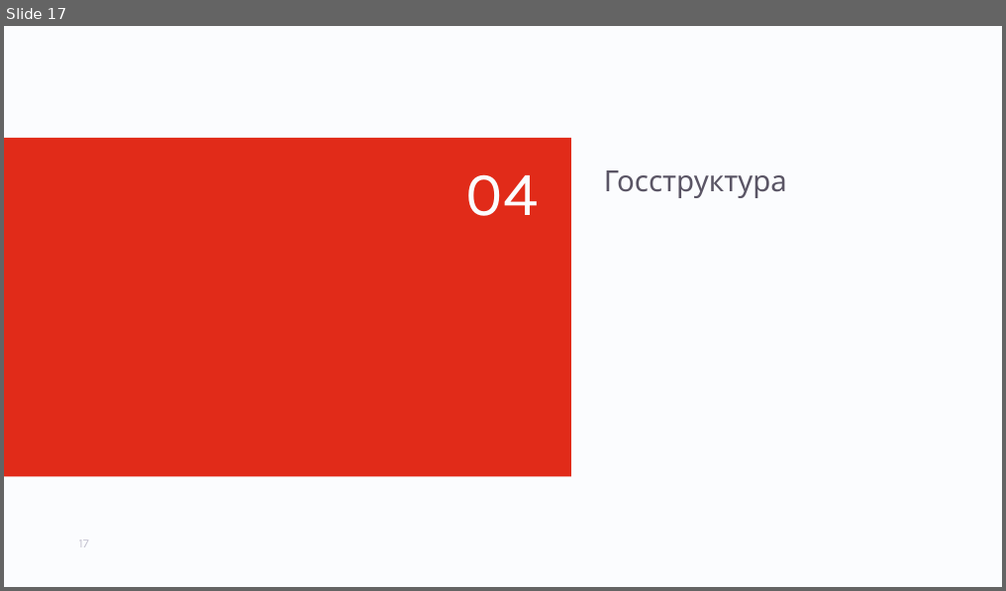
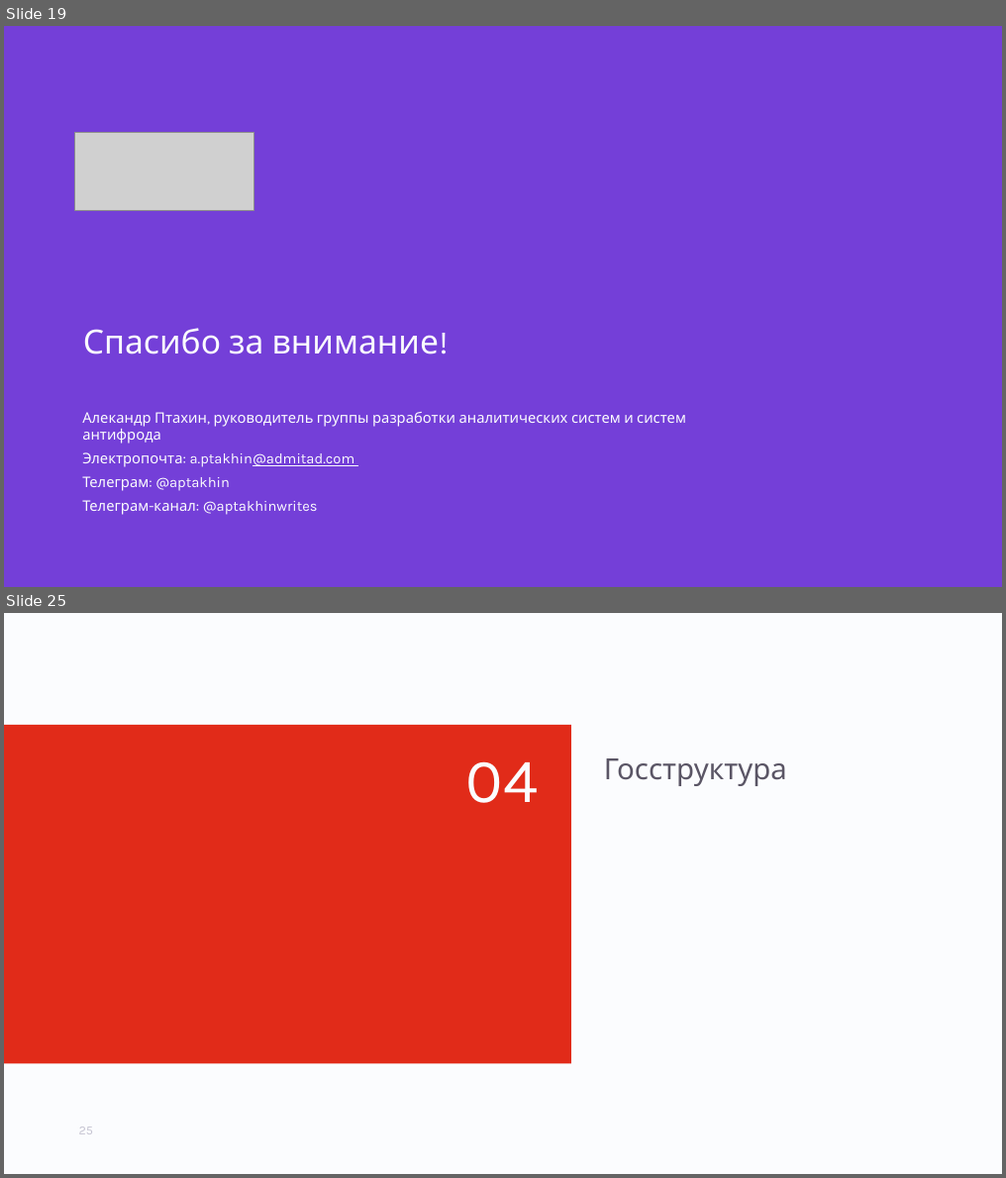
Before and after one commit to aptakhin/talks, a slide deck: 2021-Ptakhin-Hiring.pptx. Shown one above the other, each under a label of ours: slide 17 before the commit, slides 19 and 25 after it; the slides between them are not shown. The pictures are 1006x591 and 1006x1178 pixels, drawn with LibreOffice and Linux fonts; fonts in the diff are those of the drawing; grey boxes stand for pictures; background and template pictures are left out. Boxes give left, top, right and bottom in pixels: in the first picture for what was removed or moved away, otherwise in the second. Text is boxed around its words. In the diff, an @@ line names an element or a change of style, - is before the commit and + after.

```diff
--- a/2021-Ptakhin-Hiring.pptx
+++ b/2021-Ptakhin-Hiring.pptx
@@ slide 19 added at box(4, 26, 1002, 587), background #FBFCFE @@
@@ rectangle added at box(4, 26, 1002, 587), fill #743FD8 @@
@@ picture added at box(74, 132, 254, 210) @@
@@ text added at box(83, 328, 439, 355), 32 pt, text #FBFCFE @@
+Спасибо за внимание!
@@ text added at box(82, 412, 686, 511), 14 pt, text #FBFCFE @@
+Алекандр Птахин, руководитель группы разработки аналитических систем и систем антифрода
+Электропочта: a.ptakhin@admitad.com
+Телеграм: @aptakhin
+Телеграм-канал: @aptakhinwrites
@@ what was slide 17 is now slide 25 @@
@@ page number at box(79, 1127, 93, 1135): text changed @@
-17
+25
```
Also in this commit, not shown: 6 slides changed, 18 other slides added, 13 slides removed, 2 other files.
